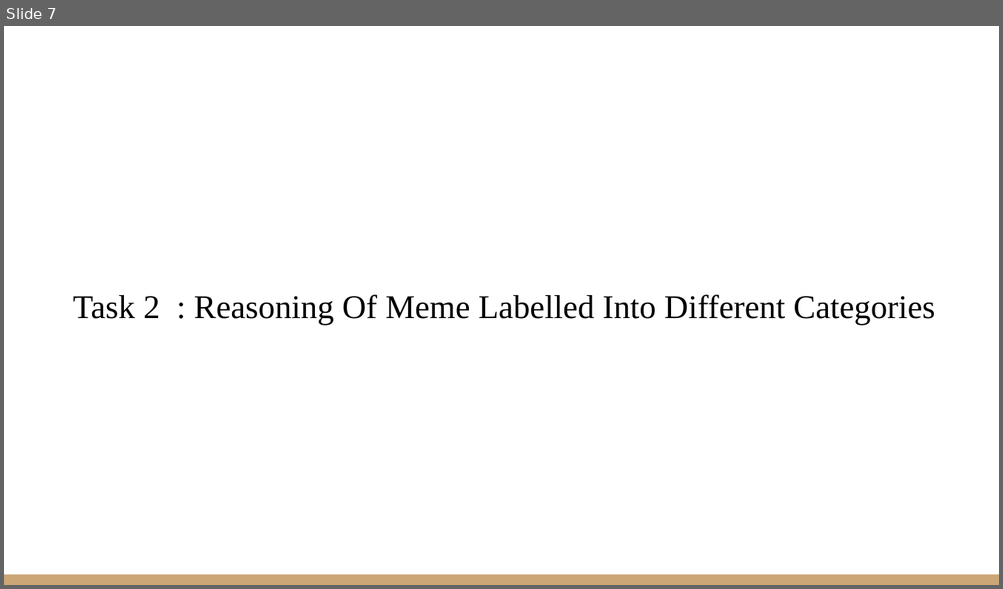
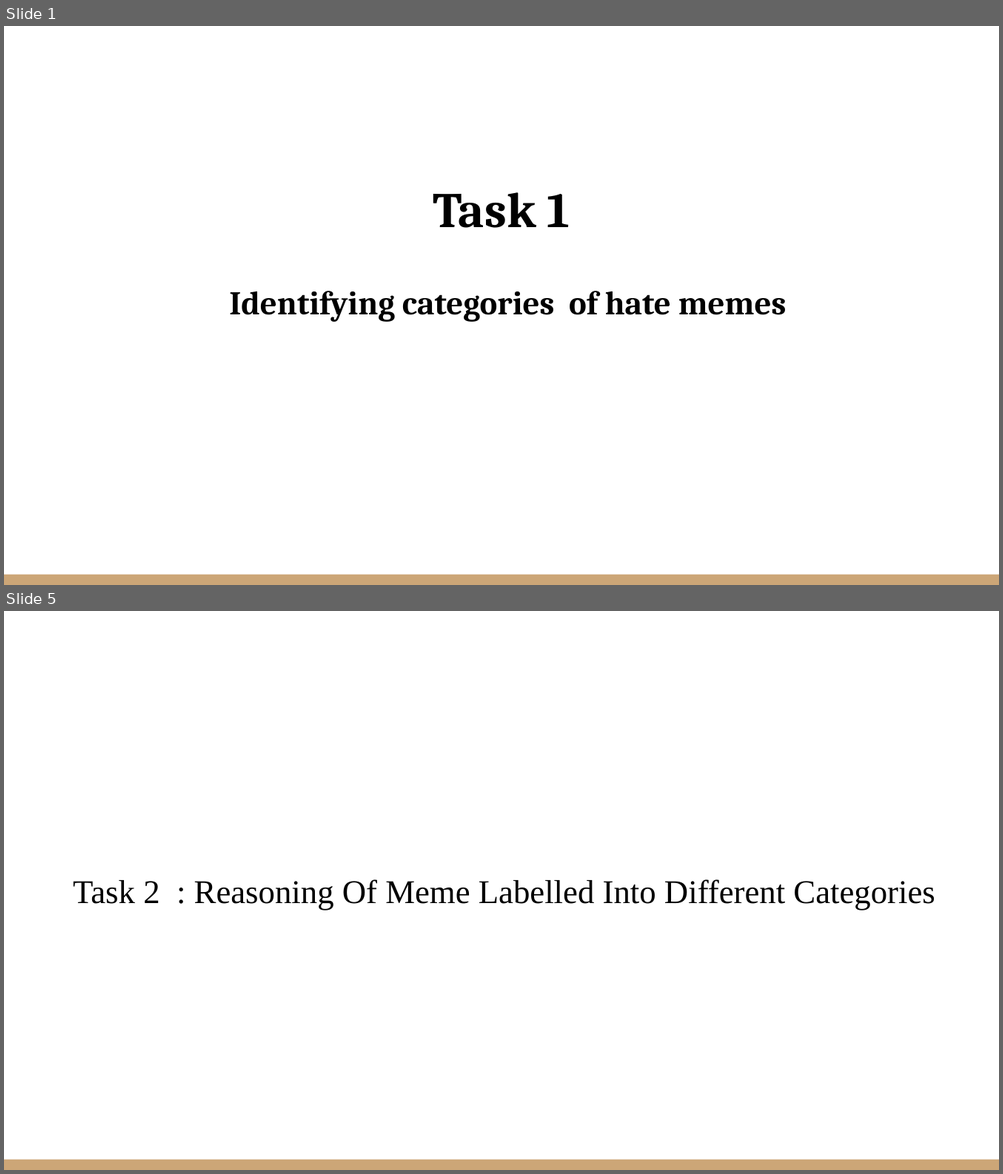
Before and after one commit to VarunBohara/Mini-Project-Documents, a slide deck: Literature Survey 2.pptx. Shown one above the other, each under a label of ours: slide 7 before the commit, slides 1 and 5 after it; the slides between them are not shown. The pictures are 1003x589 and 1003x1174 pixels, drawn with LibreOffice and Linux fonts; fonts in the diff are those of the drawing. Boxes give left, top, right and bottom in pixels: in the first picture for what was removed or moved away, otherwise in the second. Text is boxed around its words. In the diff, an @@ line names an element or a change of style, - is before the commit and + after.

```diff
--- a/Literature Survey 2.pptx
+++ b/Literature Survey 2.pptx
@@ slide 1 added at <box>4,26,999,585</box>, background #FFFFFF; not listed: 1 template element that a slide beside it also shows @@
@@ title added at <box>433,192,569,228</box>, 36 pt, text #000000, bold @@
+Task 1
@@ text added at <box>229,291,786,322</box>, 24 pt, text #000000, bold @@
+Identifying categories of hate memes
@@ what was slide 7 is now slide 5 @@
```
Also in this commit, not shown: 3 other slides added, 6 slides removed.
